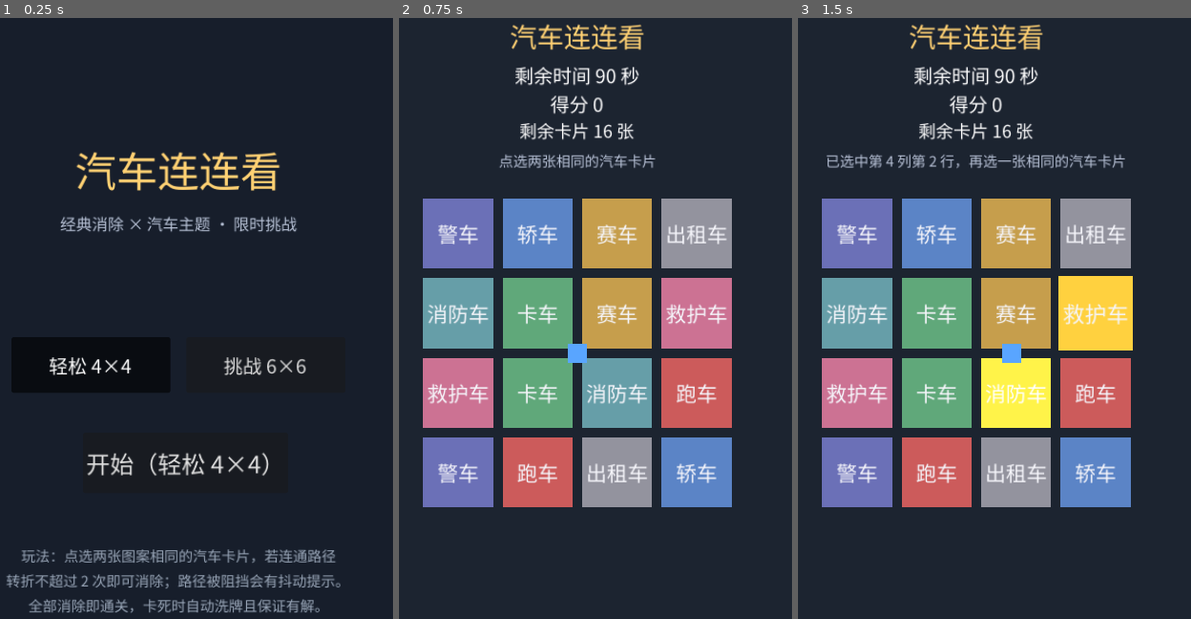
Above: before the commit, frames 1-3 (left to right).
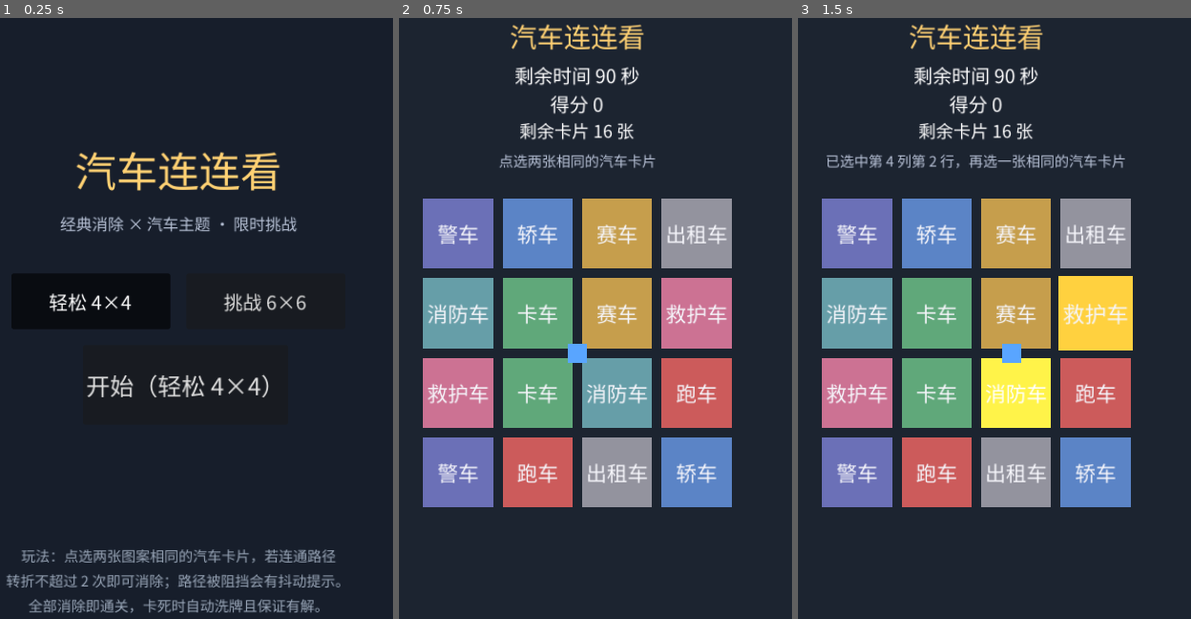
Above: after the commit, the same moments.

Repository: hl3w22bupt/myrd-playground
Game: Godot game, scene res://scenes/main.tscn
Same seed, same stepped clock (60 frames per second), same inputs: the game is played once before the commit and once after it.
Inputs (mouse positions are in pixels of both pictures, inside the frame that each line leads up to):
- Up to frame 1 (0.25 s): no input
- Up to frame 2 (0.75 s): click "开始（轻松 4×4）" at 0.5 s
- Up to frame 3 (1.5 s): tap Enter (confirm) at 1.25 s; move the mouse to (1069, 348) at 1.27 s; hold D (move_right) from 1.28 s (still down); hold Enter (confirm) from 1.28 s (still down); click (1069, 348) at 1.42 s

The runs differ from the first frame. In frame 1, 7.5% of the frame differs, in the area x 2-78%, y 42-77%; in frame 2, nothing differs; in frame 3, nothing differs.

Commit message:
fix(game-9): 菜单主 CTA 居中——移动门禁 tap 点命中可交互元素
mobile-web-smoke round1 仅 touch-response FAIL：门禁 tap 画布几何中心 (195,422)CSS，
letterbox 映射到设计中心 (270,480)，恰落在难度行两按钮的 20px 空隙；对照实验证明
触摸管线端到端正常（tap 开始按钮成功进局，见 qa/mobile/diag-*.png）。
- scenes/main.tscn：难度行 y 420-490→340-410，StartButton y 540-616→430-530
  （按钮几何中心=设计中心，主 CTA 进拇指热区）
- qa/mobile：round1 report/截图 + diagnose-tap.mjs 取证 + TOUCH_RESPONSE_DIAGNOSIS.md
- 本轮门禁自检：PREFLIGHT PASS(13类) / GODOT_SMOKE PASS(240帧) / GODOT_FUZZ PASS(6批)，Web 已重导出

Co-Authored-By: Claude <noreply@anthropic.com>

Diff:
--- /dev/null
+++ b/games/game-9/qa/mobile/diag.json
@@ -0,0 +1,14 @@
+{
+ "bootHiddenMs": true,
+ "steps": [
+  {
+   "step": "A center(195,422)",
+   "note": "gate tap point"
+  },
+  {
+   "step": "B start(195,490)",
+   "note": "开始（轻松 4×4）按钮"
+  }
+ ],
+ "consoleErrors": []
+}
--- /dev/null
+++ b/games/game-9/qa/mobile/report.json
@@ -0,0 +1,104 @@
+{
+  "verdict": "FAIL",
+  "url": "https://leomac-studio.tail49399e.ts.net/apps/game-9/",
+  "preset": {
+    "width": 390,
+    "height": 844,
+    "deviceScaleFactor": 3,
+    "mobile": true,
+    "ua": "Mozilla/5.0 (iPhone; CPU iPhone OS 17_5 like Mac OS X) AppleWebKit/605.1.15 (KHTML, like Gecko) Version/17.5 Mobile/15E148 Safari/604.1"
+  },
+  "checkedAt": "2026-10-06T03:50:35.225Z",
+  "checks": [
+    {
+      "id": "network",
+      "label": "关键资源网络全通（无 5xx / 404 / 登录墙重定向）",
+      "status": "pass",
+      "detail": ""
+    },
+    {
+      "id": "console",
+      "label": "console 零 error + 零未捕获异常",
+      "status": "pass",
+      "detail": ""
+    },
+    {
+      "id": "canvas",
+      "label": "canvas 存在（引擎产物已挂载）",
+      "status": "pass",
+      "detail": ""
+    },
+    {
+      "id": "render",
+      "label": "首帧截图非纯色（400 点采样 ≥2 种量化色）",
+      "status": "pass",
+      "detail": "采样仅 14 种颜色——画面没渲染出来（黑屏/白屏）"
+    },
+    {
+      "id": "animate",
+      "label": "画面在动（1.5s 双时点帧差 > 0）",
+      "status": "pass",
+      "detail": "400 采样点零变化——主循环挂死或渲染冻结"
+    },
+    {
+      "id": "touch-pipeline",
+      "label": "触摸事件到达 DOM（tap/swipe 均被派发）",
+      "status": "pass",
+      "detail": "tap={\"touchstart\":1,\"touchmove\":0,\"touchend\":1} swipe={\"touchstart\":2,\"touchmove\":8,\"touchend\":2}——事件没到页面=壳层挡了输入"
+    },
+    {
+      "id": "touch-response",
+      "label": "触摸后画面有响应（tap 后帧差 > 0 或产生新活动）",
+      "status": "fail",
+      "detail": "输入到达但 3s 内画面零变化零活动——引擎忽略触摸（TouchUI/输入映射坏）。若游戏确为开局静止画面，在 qa/mobile/ 放说明文件并在产物 detail 注明豁免依据"
+    },
+    {
+      "id": "audio-unlock",
+      "label": "音频手势解锁器存在（window.__audioDebug）",
+      "status": "pass",
+      "detail": "typeof __audioDebug === \"function\"——缺解锁层 = 移动端全部音效静默且控制台零报错（取证：games/soccer/qa/MOBILE_AUDIO_ROOT_CAUSE.md）"
+    },
+    {
+      "id": "viewport",
+      "label": "无横向溢出（scrollWidth ≤ clientWidth+1）",
+      "status": "pass",
+      "detail": "scrollWidth=390 vs clientWidth=390"
+    },
+    {
+      "id": "fps",
+      "label": "FPS ≥ 8（swiftshader 软渲染口径）",
+      "status": "pass",
+      "detail": "实测 31 fps"
+    }
+  ],
+  "metrics": {
+    "colorCount": 14,
+    "idleDiff": 338,
+    "tapDiff": 0,
+    "fps": 31,
+    "scrollWidth": 390,
+    "clientWidth": 390,
+    "hasViewportMeta": true
+  },
+  "networkFailures": [],
+  "networkWarnings": [],
+  "consoleErrors": [],
+  "touchCounters": {
+    "afterTap": {
+      "touchstart": 1,
+      "touchmove": 0,
+      "touchend": 1
+    },
+    "afterSwipe": {
+      "touchstart": 2,
+      "touchmove": 8,
+      "touchend": 2
+    }
+  },
+  "evidence": [
+    "phase-load.png",
+    "phase-tap.png",
+    "phase-joystick.png"
+  ],
+  "exemptionNote": "touch-response 判 FAIL 但游戏确为开局静止画面时：在本目录放 EXEMPTION.md 说明依据，产物 detail 注明——不得无据豁免"
+}
--- a/games/game-9/scenes/main.tscn
+++ b/games/game-9/scenes/main.tscn
@@ -148,9 +148,9 @@
 unique_name_in_owner = true
 toggle_mode = true
 offset_left = 60.0
-offset_top = 420.0
+offset_top = 340.0
 offset_right = 260.0
-offset_bottom = 490.0
+offset_bottom = 410.0
 theme_override_font_sizes/font_size = 24
 text = "轻松 4×4"
 
@@ -158,18 +158,18 @@
 unique_name_in_owner = true
 toggle_mode = true
 offset_left = 280.0
-offset_top = 420.0
+offset_top = 340.0
 offset_right = 480.0
-offset_bottom = 490.0
+offset_bottom = 410.0
 theme_override_font_sizes/font_size = 24
 text = "挑战 6×6"
 
 [node name="StartButton" type="Button" parent="MenuLayer"]
 unique_name_in_owner = true
 offset_left = 150.0
-offset_top = 540.0
+offset_top = 430.0
 offset_right = 390.0
-offset_bottom = 616.0
+offset_bottom = 530.0
 theme_override_font_sizes/font_size = 30
 text = "开始游戏"
 
Binary file added: games/game-9/qa/mobile/diag-center-tap.png
Not shown, added: games/game-9/qa/mobile/diag-center-tap.png.import
Binary file added: games/game-9/qa/mobile/diag-menu.png
Not shown, added: games/game-9/qa/mobile/diag-menu.png.import
Binary file added: games/game-9/qa/mobile/diag-start-tap.png
Not shown, added: games/game-9/qa/mobile/diag-start-tap.png.import
Binary file added: games/game-9/qa/mobile/phase-joystick.png
Not shown, added: games/game-9/qa/mobile/phase-joystick.png.import
Binary file added: games/game-9/qa/mobile/phase-load.png
Not shown, added: games/game-9/qa/mobile/phase-load.png.import
Binary file added: games/game-9/qa/mobile/phase-tap.png
Not shown, added: games/game-9/qa/mobile/phase-tap.png.import
(and 4 more such lines)
